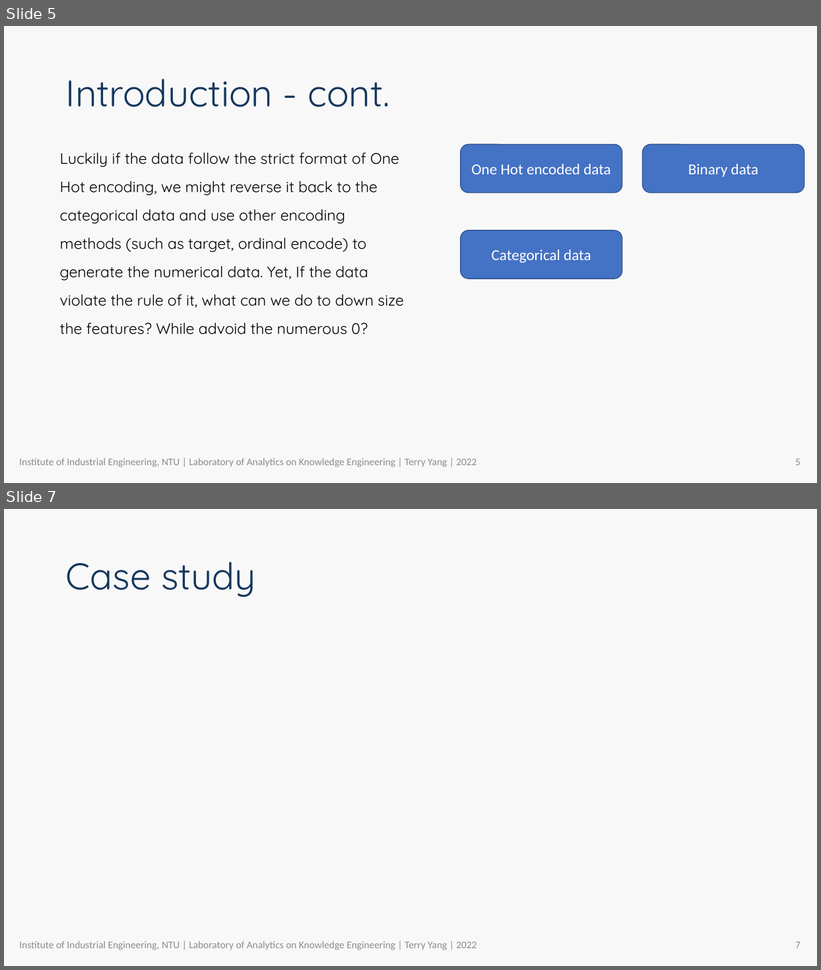
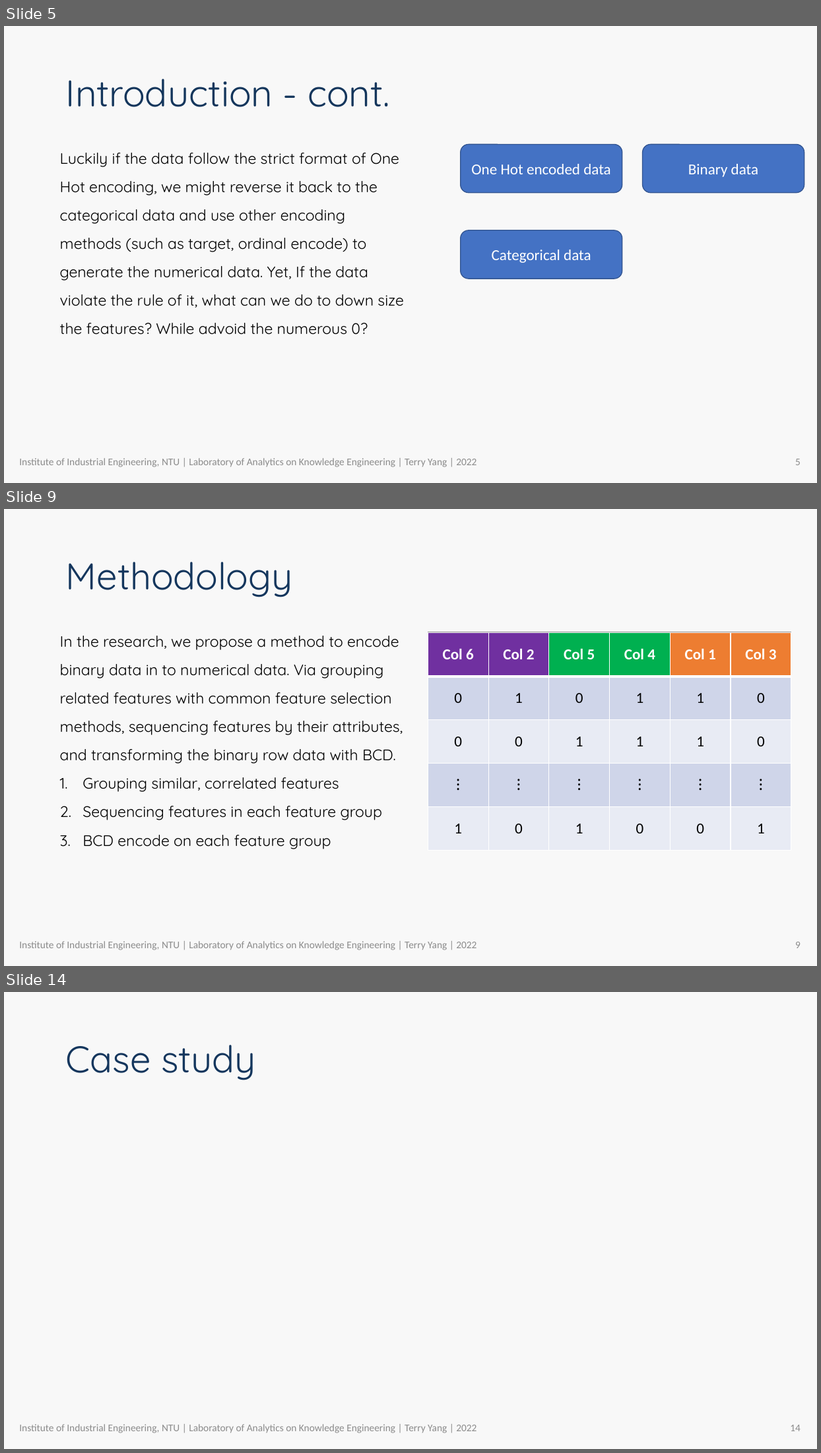
Before and after one commit to R64825/NTUIIE-Research, a slide deck: ppt/APIEMS TerryYang.pptx. Shown one above the other, each under a label of ours: slides 5 and 7 before the commit, slides 5, 9 and 14 after it; the slides between them are not shown. The pictures are 821x970 and 821x1453 pixels, drawn with LibreOffice and Linux fonts; fonts in the diff are those of the drawing; grey boxes stand for pictures; background and template pictures are left out. Boxes give left, top, right and bottom in pixels: in the first picture for what was removed or moved away, otherwise in the second. Text is boxed around its words. In the diff, an @@ line names an element or a change of style, - is before the commit and + after.

```diff
--- a/ppt/APIEMS TerryYang.pptx
+++ b/ppt/APIEMS TerryYang.pptx
@@ slide 9 added at (4, 509, 817, 966), background #F8F8F8; not listed: 1 template element that a slide beside it also shows @@
@@ title added at (66, 562, 293, 597), 44 pt, text #14365D @@
+Methodology
@@ text added at (60, 636, 403, 850), 18 pt, text #000000 @@
+In the research, we propose a method to encode binary data in to numerical data. Via grouping related features with common feature selection methods, sequencing features by their attributes, and transforming the binary row data with BCD.
+1. Grouping similar, correlated features
+2. Sequencing features in each feature group
+3. BCD encode on each feature group
@@ picture added at (428, 632, 791, 851) @@
@@ table added at (428, 633, 790, 851), 5 rows, 6 columns @@
+Col 6 | Col 2 | Col 5 | Col 4 | Col 1 | Col 3
+0 | 1 | 0 | 1 | 1 | 0
+0 | 0 | 1 | 1 | 1 | 0
+⁝ | ⁝ | ⁝ | ⁝ | ⁝ | ⁝
+1 | 0 | 1 | 0 | 0 | 1
@@ text added at (19, 941, 477, 951), 12 pt, text #8C8C8C @@
+Institute of Industrial Engineering, NTU | Laboratory of Analytics on Knowledge Engineering | Terry Yang | 2022
@@ what was slide 7 is now slide 14 @@
@@ page number at (790, 1425, 801, 1432): text changed @@
-7
+14
```
Also in this commit, not shown: 2 slides changed, 6 other slides added.
